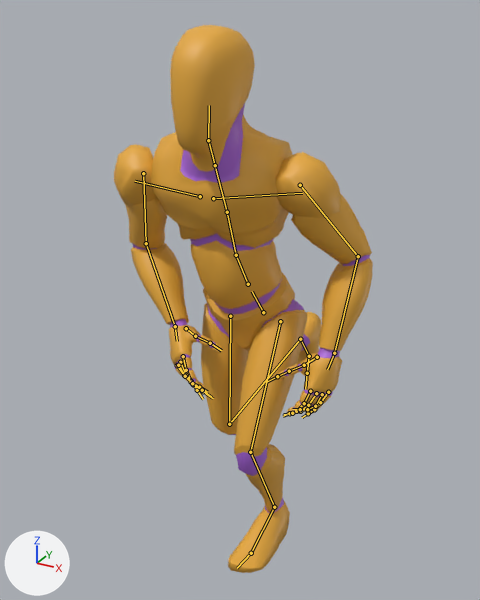
Two versions of the glTF model assets/models/character/mannequin.glb, one commit apart.
The view is the same before and after, from a 50 mm camera at (0.849, -1.698, 1.699) aimed at (-0.06, -0.044, 0.872). Every picture has the same lights, and +X, +Y and +Z are marked at lower left. The picture after the commit comes second. Both versions are drawn at frame 0 of the action 'Sprint_Loop'; the numbers are the values there. The bones that change, and the others that lie on the model, are drawn over the model as lines.

Objects in the first picture: 'Mannequin'.
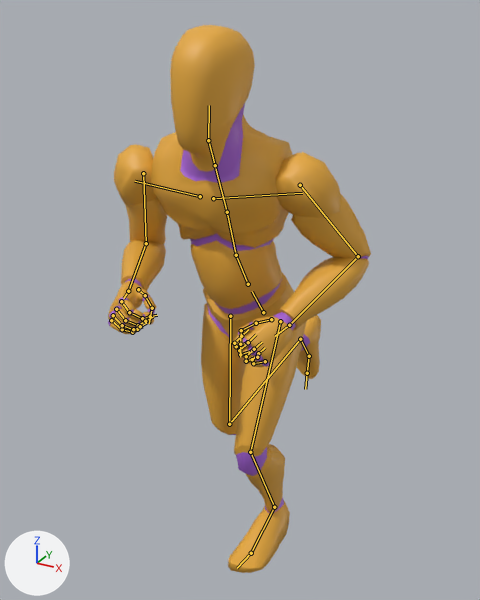
Changed parts and their boxes (x1, y1, x2, y2) in the pictures (480 x 600 px):
'Mannequin', posed
    before: (114, 25, 373, 573)
    after: (108, 25, 371, 573)
bone 'lowerarm_l', root to tip
    before: (358, 256) to (334, 353)
    after: (358, 256) to (289, 325)
bone 'hand_l', root to tip
    before: (334, 353) to (327, 369)
    after: (289, 325) to (275, 336)
bone 'index_01_l', root to tip
    before: (310, 391) to (304, 403)
    after: (247, 342) to (236, 346)
bone 'index_02_l', root to tip
    before: (304, 403) to (296, 411)
    after: (236, 346) to (234, 343)
bone 'index_03_l', root to tip
    before: (296, 411) to (289, 413)
    after: (234, 343) to (241, 336)
bone 'middle_01_l', root to tip
    before: (316, 393) to (308, 405)
    after: (252, 350) to (240, 354)
bone 'middle_02_l', root to tip
    before: (308, 405) to (300, 411)
    after: (240, 354) to (239, 350)
bone 'middle_03_l', root to tip
    before: (300, 411) to (292, 413)
    after: (239, 350) to (248, 342)
bone 'pinky_01_l', root to tip
    before: (328, 392) to (320, 402)
    after: (265, 361) to (253, 363)
bone 'pinky_02_l', root to tip
    before: (320, 402) to (314, 409)
    after: (253, 363) to (252, 359)
bone 'pinky_03_l', root to tip
    before: (314, 409) to (308, 413)
    after: (252, 359) to (258, 353)
bone 'ring_01_l', root to tip
    before: (322, 394) to (315, 406)
    after: (257, 357) to (246, 361)
bone 'ring_02_l', root to tip
    before: (315, 406) to (307, 409)
    after: (246, 361) to (246, 356)
bone 'ring_03_l', root to tip
    before: (307, 409) to (300, 409)
    after: (246, 356) to (254, 349)
bone 'thumb_02_l', root to tip
    before: (304, 365) to (289, 371)
    after: (256, 323) to (241, 330)
bone 'thumb_03_l', root to tip
    before: (289, 371) to (277, 376)
    after: (241, 330) to (240, 344)
bone 'lowerarm_r', root to tip
    before: (146, 243) to (175, 326)
    after: (146, 243) to (128, 291)
bone 'hand_r', root to tip
    before: (175, 326) to (177, 341)
    after: (128, 291) to (123, 298)
bone 'index_01_r', root to tip
    before: (183, 356) to (186, 370)
    after: (121, 301) to (129, 312)
bone 'index_02_r', root to tip
    before: (186, 370) to (191, 381)
    after: (129, 312) to (142, 318)
bone 'index_03_r', root to tip
    before: (191, 381) to (197, 390)
    after: (142, 318) to (150, 316)
bone 'middle_01_r', root to tip
    before: (180, 362) to (186, 375)
    after: (116, 309) to (125, 320)
bone 'middle_02_r', root to tip
    before: (186, 375) to (193, 384)
    after: (125, 320) to (138, 325)
bone 'middle_03_r', root to tip
    before: (193, 384) to (203, 391)
    after: (138, 325) to (145, 321)
bone 'pinky_01_r', root to tip
    before: (177, 365) to (184, 375)
    after: (111, 320) to (122, 329)
bone 'pinky_02_r', root to tip
    before: (184, 375) to (191, 382)
    after: (122, 329) to (132, 332)
bone 'pinky_03_r', root to tip
    before: (191, 382) to (199, 387)
    after: (132, 332) to (137, 329)
bone 'ring_01_r', root to tip
    before: (178, 365) to (185, 376)
    after: (113, 315) to (122, 325)
bone 'ring_02_r', root to tip
    before: (185, 376) to (192, 383)
    after: (122, 325) to (133, 329)
bone 'ring_03_r', root to tip
    before: (192, 383) to (202, 390)
    after: (133, 329) to (140, 326)
bone 'thumb_01_r', root to tip
    before: (186, 328) to (195, 336)
    after: (138, 289) to (145, 295)
bone 'thumb_02_r', root to tip
    before: (195, 336) to (210, 343)
    after: (145, 295) to (152, 308)
bone 'thumb_03_r', root to tip
    before: (210, 343) to (221, 350)
    after: (152, 308) to (149, 323)

The change in detail:
Bone 'lowerarm_l' (bone_lowerarm_l) turns from (57, 4, 0) to (95, 4, 0) degrees about its own x, y and z.
Bone 'hand_l' (bone_hand_l) turns from (11, -9, -3) to (8, 9, -2) degrees about its own x, y and z.
Bone 'index_01_l' (bone_index_01_l) turns from (12, 3, -6) to (52, 2, -2) degrees about its own x, y and z.
Bone 'index_02_l' (bone_index_02_l) turns from (21, 0, 0) to (55, 0, 0) degrees about its own x, y and z.
Bone 'index_03_l' (bone_index_03_l) turns from (21, -2, -4) to (55, -1, -2) degrees about its own x, y and z.
Bone 'middle_01_l' (bone_middle_01_l) turns from (23, 3, -1) to (56, 1, 0) degrees about its own x, y and z.
Bone 'middle_02_l' (bone_middle_02_l) turns from (14, 1, 0) to (52, 0, 0) degrees about its own x, y and z.
Bone 'middle_03_l' (bone_middle_03_l) turns from (24, 0, 0) to (56, 0, 0) degrees about its own x, y and z.
Bone 'pinky_01_l' (bone_pinky_01_l) turns from (19, 4, 3) to (58, -2, 6) degrees about its own x, y and z.
Bone 'pinky_02_l' (bone_pinky_02_l) turns from (6, 0, 0) to (49, -2, 1) degrees about its own x, y and z.
Bone 'pinky_03_l' (bone_pinky_03_l) turns from (18, -2, -5) to (54, 0, -2) degrees about its own x, y and z.
Bone 'ring_01_l' (bone_ring_01_l) turns from (14, 3, -1) to (53, 1, 0) degrees about its own x, y and z.
Bone 'ring_02_l' (bone_ring_02_l) turns from (34, 2, 1) to (60, 1, 1) degrees about its own x, y and z.
Bone 'ring_03_l' (bone_ring_03_l) turns from (20, 2, 0) to (54, 1, 0) degrees about its own x, y and z.
Bone 'thumb_02_l' (bone_thumb_02_l) turns from (3, 1, 13) to (16, 2, 5) degrees about its own x, y and z.
Bone 'thumb_03_l' (bone_thumb_03_l) turns from (8, -4, -2) to (55, -1, -1) degrees about its own x, y and z.
Bone 'lowerarm_r' (bone_lowerarm_r) turns from (65, -7, 0) to (106, 22, -1) degrees about its own x, y and z.
Bone 'hand_r' (bone_hand_r) turns from (19, -5, -16) to (9, -22, -7) degrees about its own x, y and z.
Bone 'index_01_r' (bone_index_01_r) turns from (7, -3, 6) to (50, -2, 2) degrees about its own x, y and z.
Bone 'index_02_r' (bone_index_02_r) turns from (11, 0, 0) to (51, 0, 0) degrees about its own x, y and z.
Bone 'index_03_r' (bone_index_03_r) turns from (12, 2, 4) to (51, 0, 2) degrees about its own x, y and z.
Bone 'middle_01_r' (bone_middle_01_r) turns from (16, -3, 0) to (53, -1, 0) degrees about its own x, y and z.
Bone 'middle_02_r' (bone_middle_02_r) turns from (15, 5, 3) to (52, 2, 2) degrees about its own x, y and z.
Bone 'middle_03_r' (bone_middle_03_r) turns from (20, 0, 0) to (54, 0, 0) degrees about its own x, y and z.
Bone 'pinky_01_r' (bone_pinky_01_r) turns from (24, 2, -12) to (60, 5, -9) degrees about its own x, y and z.
Bone 'pinky_02_r' (bone_pinky_02_r) turns from (8, -1, 0) to (50, 2, -1) degrees about its own x, y and z.
Bone 'pinky_03_r' (bone_pinky_03_r) turns from (19, 2, 5) to (54, 0, 2) degrees about its own x, y and z.
Bone 'ring_01_r' (bone_ring_01_r) turns from (20, -2, -3) to (55, 0, -1) degrees about its own x, y and z.
Bone 'ring_02_r' (bone_ring_02_r) turns from (19, -1, 0) to (54, 0, 0) degrees about its own x, y and z.
Bone 'ring_03_r' (bone_ring_03_r) turns from (11, -2, 0) to (51, -1, 0) degrees about its own x, y and z.
Bone 'thumb_01_r' (bone_thumb_01_r) turns from (3, 6, 0) to (8, 2, -3) degrees about its own x, y and z.
Bone 'thumb_02_r' (bone_thumb_02_r) turns from (3, 1, -16) to (17, -1, -6) degrees about its own x, y and z.
Bone 'thumb_03_r' (bone_thumb_03_r) turns from (11, 5, 3) to (57, 2, 2) degrees about its own x, y and z.
